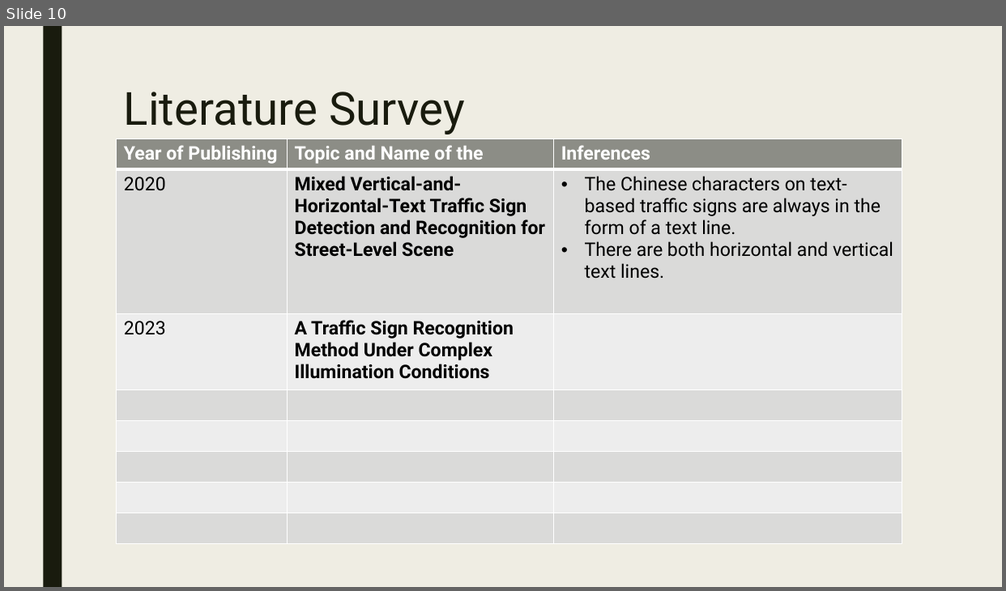
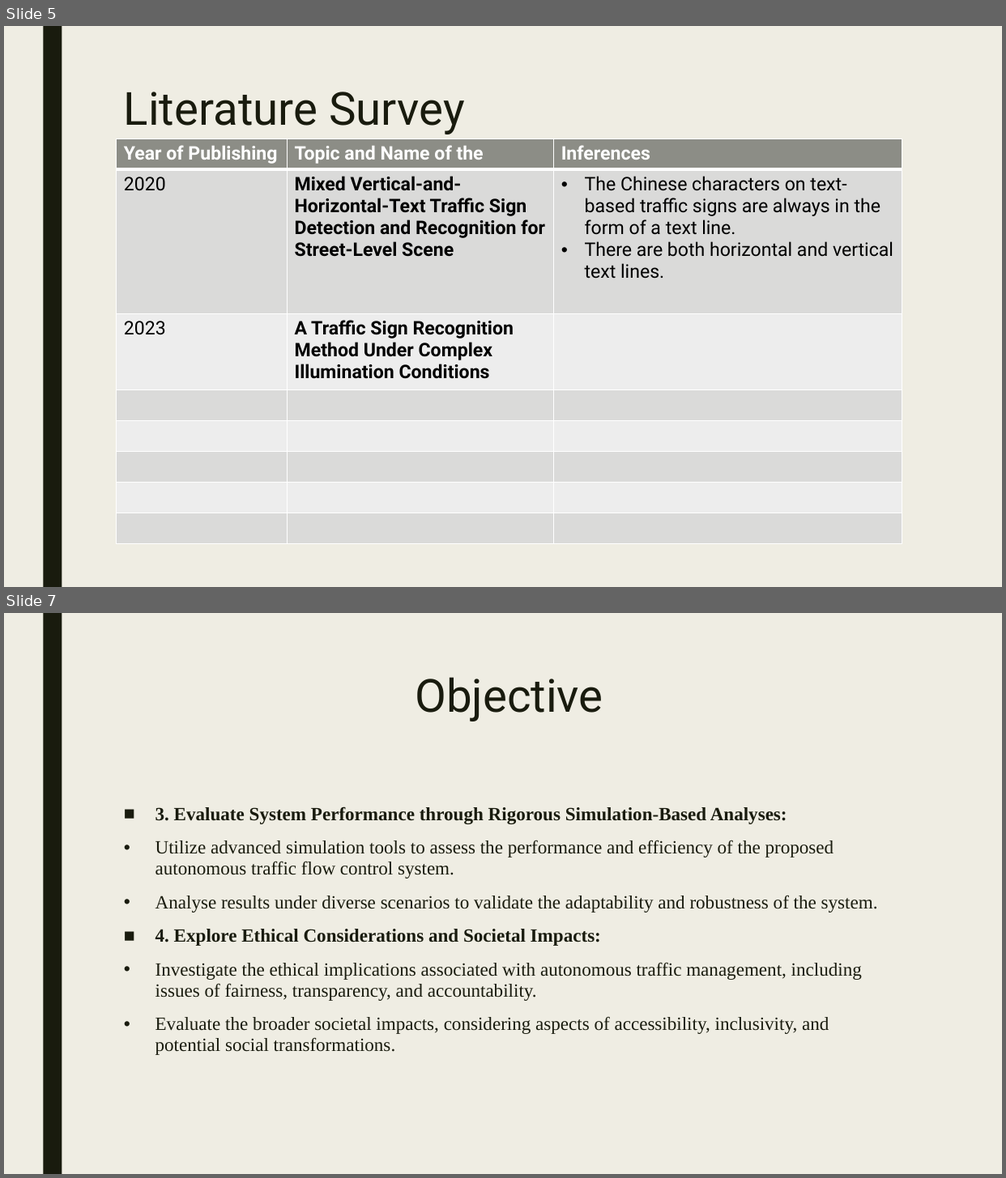
Before and after one commit to ADITYAz2002/Minor-Project, a slide deck: Zeroth Review 2.pptx. Shown one above the other, each under a label of ours: slide 10 before the commit, slides 5 and 7 after it; the slides between them are not shown. The pictures are 1006x591 and 1006x1178 pixels, drawn with LibreOffice and Linux fonts; fonts in the diff are those of the drawing. Boxes give left, top, right and bottom in pixels: in the first picture for what was removed or moved away, otherwise in the second. Text is boxed around its words. In the diff, an @@ line names an element or a change of style, - is before the commit and + after.

```diff
--- a/Zeroth Review 2.pptx
+++ b/Zeroth Review 2.pptx
@@ slide 7 added at <box>4,613,1002,1174</box>, background #EFEDE3; not listed: 1 template element that a slide beside it also shows @@
@@ title added at <box>415,677,603,722</box>, 44 pt, text #191B0E @@
+Objective
@@ text added at <box>155,807,878,1055</box>, 18 pt, text #191B0E @@
+■ 3. Evaluate System Performance through Rigorous Simulation-Based Analyses:
+• Utilize advanced simulation tools to assess the performance and efficiency of the proposed autonomous traffic flow control system.
+• Analyse results under diverse scenarios to validate the adaptability and robustness of the system.
+■ 4. Explore Ethical Considerations and Societal Impacts:
+• Investigate the ethical implications associated with autonomous traffic management, including issues of fairness, transparency, and accountability.
+• Evaluate the broader societal impacts, considering aspects of accessibility, inclusivity, and potential social transformations.
@@ what was slide 10 is now slide 5 @@
```
Also in this commit, not shown: 5 slides changed, 2 other slides added, 6 slides removed, 15 other files.
